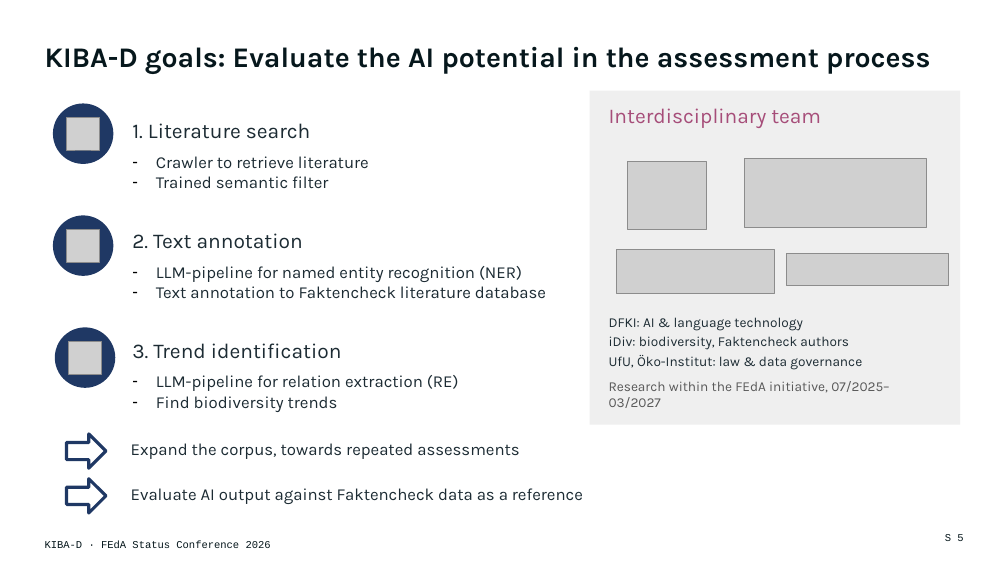
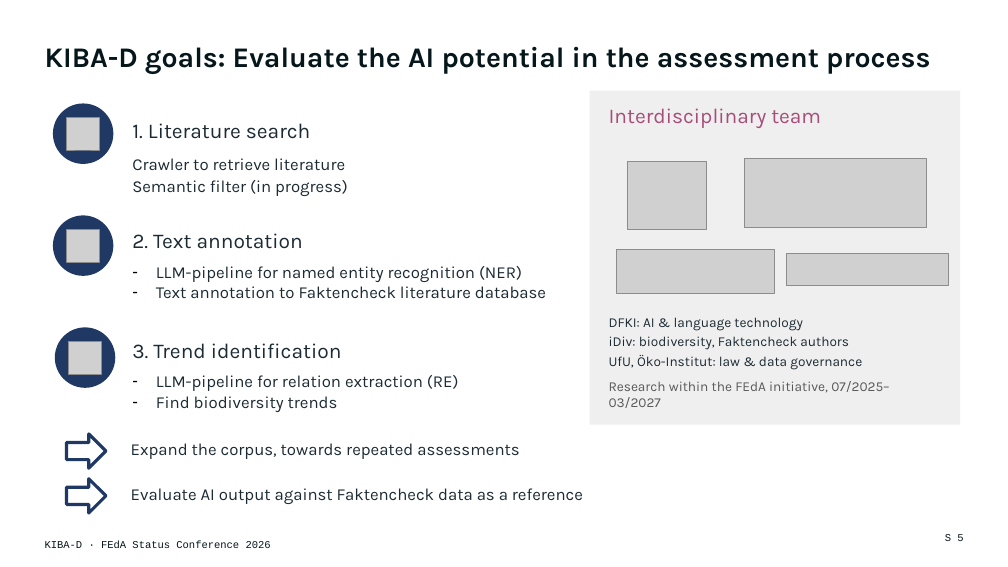
Before and after one commit to DFKI-NLP/kibad-llm, a slide deck: slide 5 of presentations/2026_feda_status_conference/KIBA-D_FEdA2026_Keynote.pptx. Drawn at 1008x567 pixels with LibreOffice and Linux fonts; fonts in the diff are those of the drawing; grey boxes stand for pictures. Boxes give left, top, right and bottom in pixels: in the first picture for what was removed or moved away, otherwise in the second. Text is boxed around its words. In the diff, an @@ line names an element or a change of style, - is before the commit and + after.

```diff
--- a/presentations/2026_feda_status_conference/KIBA-D_FEdA2026_Keynote.pptx
+++ b/presentations/2026_feda_status_conference/KIBA-D_FEdA2026_Keynote.pptx
@@ text at bbox=[132, 158, 345, 170]: bullet - to none; line spacing 1 to 1.08 @@
@@ text at bbox=[132, 180, 348, 196]: text changed @@
-– Trained semantic filter
+Semantic filter (in progress)
```
Also in this commit, not shown: 11 other slides changed, 6 slides added, 5 slides removed, 2 other files.
